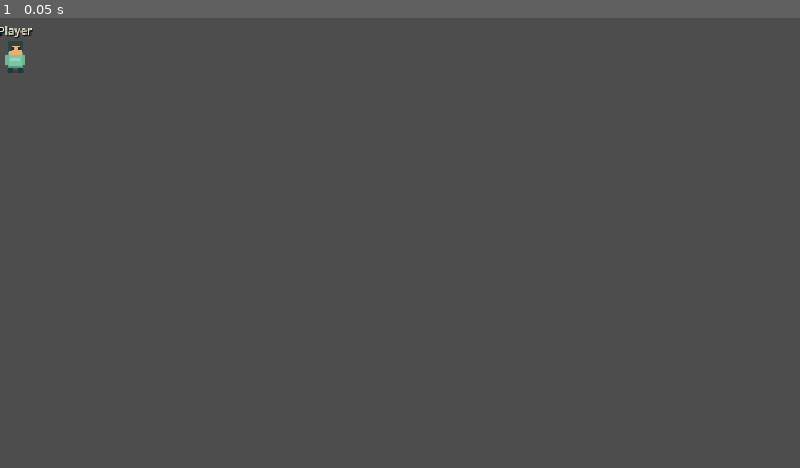
Above: before the commit, frame 1.
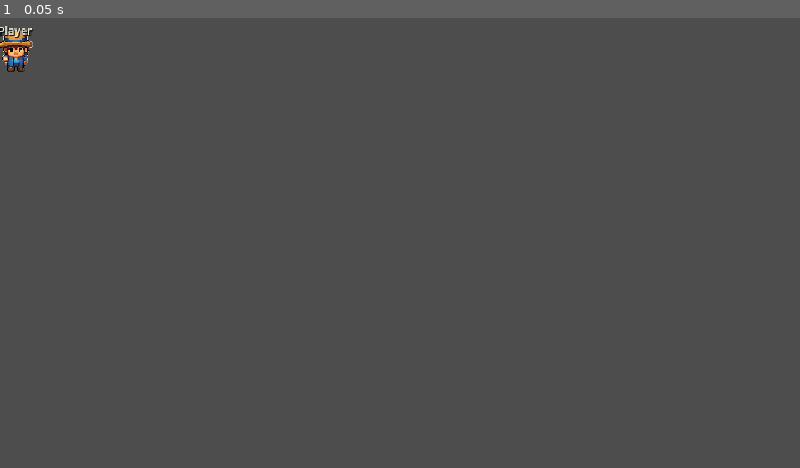
Above: after the commit, the same moment.

Repository: dain98/pond
Game: Godot game, scene res://scenes/player.tscn
Two runs of this game, one before a commit and one after it. Both use one fixed random seed, a clock stepped at 60 frames per second and the inputs below. This scene is started directly instead of the project's main scene.
Inputs:
- Up to frame 1 (0.05 s): no input

The runs differ from the first frame. In frame 1, 0.2% of the frame differs, in the area x 0-5%, y 2-13%.

Commit message:
Add fisher character sprite animations

Diff:
--- a/scenes/player.tscn
+++ b/scenes/player.tscn
@@ -15,6 +15,10 @@
 position = Vector2(0, 1)
 shape = SubResource("CapsuleShape2D_player")
 
+[node name="CharacterSprite" type="AnimatedSprite2D" parent="."]
+position = Vector2(0, -5)
+scale = Vector2(0.333333, 0.333333)
+
 [node name="NameLabel" type="Label" parent="."]
 offset_left = -40.0
 offset_top = -29.0
--- /dev/null
+++ b/scripts/fisher_sprite_frames.gd
@@ -0,0 +1,61 @@
+class_name FisherSpriteFrames
+extends RefCounted
+
+const SOURCE_SHEET := preload("res://assets/characters/fisher_sheet.png")
+const FRAME_SIZE := Vector2i(112, 112)
+const FRAME_X := [196, 332, 468, 604]
+const ANIMATION_ROWS := {
+	&"down": 448,
+	&"side": 560,
+	&"up": 664,
+}
+const BACKGROUND_MINIMUM := 0.88
+const BACKGROUND_NEUTRAL_RANGE := 0.035
+
+static var _cached_frames: SpriteFrames
+
+
+static func get_frames() -> SpriteFrames:
+	if _cached_frames:
+		return _cached_frames
+
+	var source_image := SOURCE_SHEET.get_image()
+	_cached_frames = SpriteFrames.new()
+	_cached_frames.remove_animation(&"default")
+
+	for animation_name: StringName in ANIMATION_ROWS:
+		_cached_frames.add_animation(animation_name)
+		_cached_frames.set_animation_loop(animation_name, true)
+		_cached_frames.set_animation_speed(animation_name, 9.0)
+
+		for frame_x: int in FRAME_X:
+			var region := Rect2i(
+				Vector2i(frame_x, ANIMATION_ROWS[animation_name]),
+				FRAME_SIZE
+			)
+			var frame_image := source_image.get_region(region)
+			_remove_checkerboard(frame_image)
+			var frame_texture := ImageTexture.create_from_image(frame_image)
+			_cached_frames.add_frame(animation_name, frame_texture)
+
+	return _cached_frames
+
+
+static func _remove_checkerboard(image: Image) -> void:
+	image.convert(Image.FORMAT_RGBA8)
+	for y in image.get_height():
+		for x in image.get_width():
+			var color := image.get_pixel(x, y)
+			var lowest := minf(color.r, minf(color.g, color.b))
+			var highest := maxf(color.r, maxf(color.g, color.b))
+			if (
+				color.a < 0.5
+				or (
+					lowest >= BACKGROUND_MINIMUM
+					and highest - lowest <= BACKGROUND_NEUTRAL_RANGE
+				)
+			):
+				color.a = 0.0
+			else:
+				color.a = 1.0
+			image.set_pixel(x, y, color)
--- a/scripts/player.gd
+++ b/scripts/player.gd
@@ -15,6 +15,14 @@
 var facing := Vector2.DOWN
 var walk_phase := 0.0
 var is_walking := false
+
+@onready var character_sprite: AnimatedSprite2D = $CharacterSprite
+
+
+func _ready() -> void:
+	character_sprite.sprite_frames = FisherSpriteFrames.get_frames()
+	character_sprite.animation = &"down"
+	character_sprite.frame = 0
 
 
 func configure(new_peer_id: int, new_display_name: String, spawn_position: Vector2) -> void:
@@ -51,6 +59,9 @@
 
 
 func _draw() -> void:
+	if character_sprite and character_sprite.sprite_frames:
+		return
+
 	var bob := -1.0 if is_walking and int(walk_phase) % 2 == 0 else 0.0
 	var step := 1.0 if is_walking and int(walk_phase) % 2 == 0 else -1.0
 
@@ -88,7 +99,34 @@
 		walk_phase = fmod(walk_phase + delta * 9.0, 4.0)
 	else:
 		walk_phase = 0.0
+	_update_character_sprite()
 	queue_redraw()
+
+
+func _update_character_sprite() -> void:
+	if not character_sprite or not character_sprite.sprite_frames:
+		return
+
+	var next_animation := &"down"
+	if absf(facing.x) > absf(facing.y):
+		next_animation = &"side"
+		character_sprite.flip_h = facing.x < 0.0
+	elif facing.y < 0.0:
+		next_animation = &"up"
+		character_sprite.flip_h = false
+	else:
+		character_sprite.flip_h = false
+
+	if character_sprite.animation != next_animation:
+		character_sprite.animation = next_animation
+		character_sprite.frame = 0
+
+	if is_walking:
+		if not character_sprite.is_playing():
+			character_sprite.play()
+	else:
+		character_sprite.pause()
+		character_sprite.frame = 0
 
 
 func _position_is_in_pond(candidate: Vector2) -> bool:
Binary file added: assets/characters/fisher_sheet.png
Not shown, added: assets/characters/fisher_sheet.png.import
Not shown, added: scripts/fisher_sprite_frames.gd.uid
Binary file changed: tests/visual/baselines/host.png
Binary file changed: tests/visual/baselines/joined.png
Binary file added: tests/visual/baselines/walking.png
Not shown, added: assets/characters/README.md
Not shown, changed: scripts/visual_test.sh
